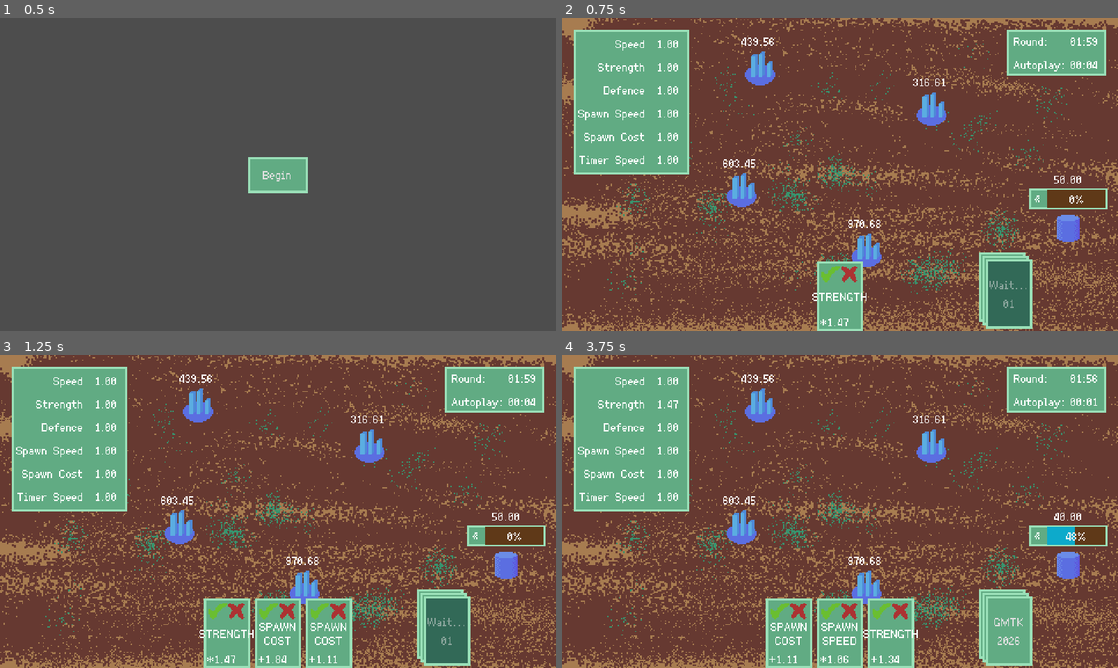
Above: before the commit, frames 1-4 (two rows, left to right).
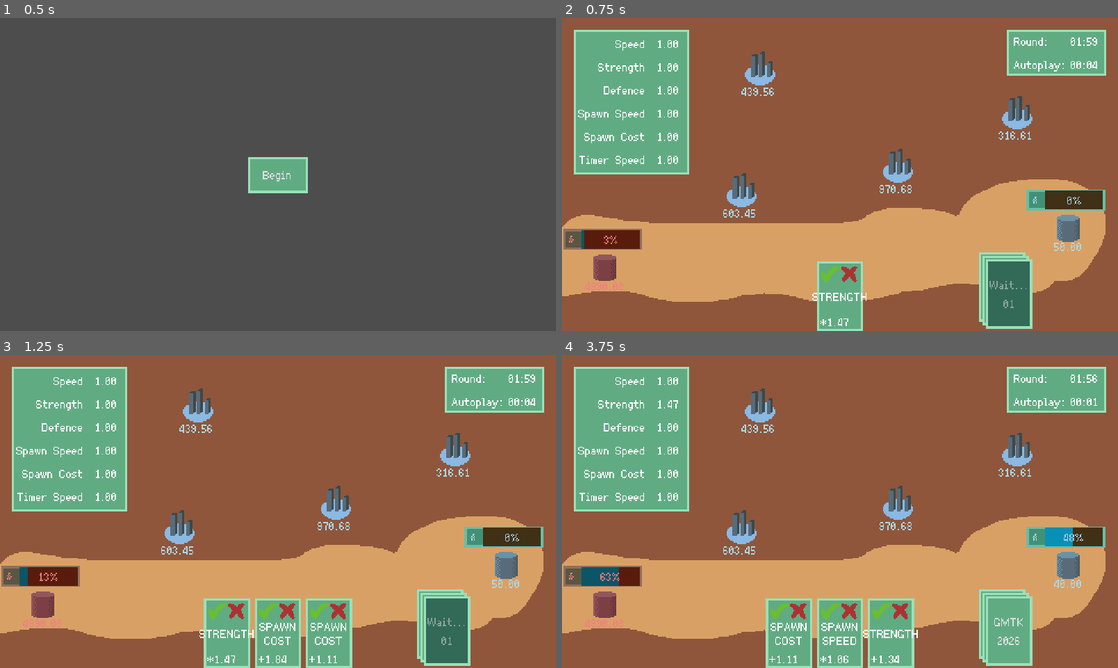
Above: after the commit, the same moments.

Repository: MumblyJuergens/gmtk-2026
Game: Godot game, scene res://app_root/app_root.tscn
The game is run twice, just before and just after one commit, with the same random seed, the same clock (stepped at 60 frames per second) and the same inputs.
Inputs (mouse positions are in pixels of both pictures, inside the frame that each line leads up to):
- Up to frame 1 (0.5 s): no input
- Up to frame 2 (0.75 s): click "Begin" at 0.5 s
- Up to frame 3 (1.25 s): no input
- Up to frame 4 (3.75 s): click (1034, 536) at 1.27 s; click (1034, 536) at 2.02 s; click (728, 611) at 2.77 s; click (773, 611) at 3.52 s

Frame 1 is identical in both runs. In frame 2, 83% of the frame differs, in the area x 0-100%, y 0-100%; in frame 3, 80%; in frame 4, 80%.

Commit message:
feat: Enemy dudes breeding like rabbits

Diff:
--- a/game/base.gd
+++ b/game/base.gd
@@ -1,4 +1,5 @@
-class_name Base extends Sprite2D
+class_name Base
+extends Sprite2D
 
 const DUDE = preload("uid://b2gjm0u0af0c0")
 @onready var make_dude_timer: Timer = %MakeDudeTimer
@@ -6,45 +7,61 @@
 @onready var progress_bar: ProgressBar = %ProgressBar
 @onready var make_dude: TextureButton = %MakeDude
 @onready var label: Label = %Label
+@onready var panel: Panel = %Panel
 
 @export var stuff: float = 50.0
 @export var team: int = 0
-var stats : Stats
+var stats: Stats
 
-func _on_make_dude_pressed() -> void:
+
+func go() -> void:
+	if team != Config.PLAYER_TEAM:
+		_start_breeding()
+		#panel.visible = false
+	modulate = SharedJunk.team_modulation(team)
+
+
+func _add_dude() -> void:
+	var new_dude: Dude = DUDE.instantiate()
+	dudes.add_child(new_dude)
+	new_dude.setup(team, position)
+	new_dude.position += Vector2(SharedJunk.rng.randf_range(0.1, 15.0), SharedJunk.rng.randf_range(0.1, 15.0))
+	if team != Config.PLAYER_TEAM:
+		_start_breeding()
+
+
+# Eww.
+func _start_breeding() -> void:
 	if not make_dude_timer.is_stopped():
 		return
 	var cost := Config.BASE_DUDE_SPAWN_COST * stats.spawn_cost
 	if stuff >= cost:
 		var time := Config.BASE_DUDE_SPAWN_TIME * stats.spawn_speed
+		make_dude_timer.start(time)
 		progress_bar.max_value = time
 		progress_bar.value = 0.0
-		make_dude_timer.start(time)
 		stuff -= cost
 
 
 func _on_make_dude_timer_timeout() -> void:
 	make_dude_timer.stop()
-	var new_dude: Dude = DUDE.instantiate()
-	dudes.add_child(new_dude)
-	new_dude.setup(team, position)
+	_add_dude()
 	progress_bar.value = 0.0
+
 
 func _process(_delta: float) -> void:
 	var time := Config.BASE_DUDE_SPAWN_TIME * stats.spawn_speed
-	var cost := Config.BASE_DUDE_SPAWN_COST * stats.spawn_cost
-	if make_dude_timer.is_stopped():
-		progress_bar.value = 0.0
-	else:
+	if not make_dude_timer.is_stopped():
 		progress_bar.value = time - make_dude_timer.time_left
-	make_dude.disabled = stuff < cost
 	label.text = "%.2f" % [stuff]
 
 
 func _on_progress_bar_gui_input(event: InputEvent) -> void:
+	if team != Config.PLAYER_TEAM:
+		return
 	if not make_dude_timer.is_stopped():
 		return
 	if event is InputEventMouseButton:
 		var mevent: InputEventMouseButton = event
 		if mevent.pressed:
-			_on_make_dude_pressed()
+			_start_breeding()
--- a/game/base.tscn
+++ b/game/base.tscn
@@ -28,10 +28,11 @@
 shape = SubResource("CapsuleShape2D_uob17")
 
 [node name="Panel" type="Panel" parent="." unique_id=1992433413]
-offset_left = -34.0
-offset_top = -31.0
-offset_right = 34.0
-offset_bottom = -13.0
+unique_name_in_owner = true
+offset_left = -36.0
+offset_top = -30.0
+offset_right = 32.0
+offset_bottom = -12.0
 theme = ExtResource("3_y78wq")
 
 [node name="MarginContainer" type="MarginContainer" parent="Panel" unique_id=869647491]
@@ -70,14 +71,14 @@
 [node name="Label" type="Label" parent="." unique_id=1278632795]
 unique_name_in_owner = true
 offset_left = -34.0
-offset_top = -47.0
+offset_top = 11.0
 offset_right = 34.0
-offset_bottom = -31.0
+offset_bottom = 27.0
 theme = ExtResource("3_y78wq")
 text = "200"
 horizontal_alignment = 1
 vertical_alignment = 1
 
-[connection signal="pressed" from="Panel/MarginContainer/HBoxContainer/MakeDude" to="." method="_on_make_dude_pressed"]
+[connection signal="pressed" from="Panel/MarginContainer/HBoxContainer/MakeDude" to="." method="_start_breeding"]
 [connection signal="gui_input" from="Panel/MarginContainer/HBoxContainer/ProgressBar" to="." method="_on_progress_bar_gui_input"]
 [connection signal="timeout" from="MakeDudeTimer" to="." method="_on_make_dude_timer_timeout"]
--- a/game/config.gd
+++ b/game/config.gd
@@ -19,3 +19,5 @@
 const DUDE_SPEED := 0.5
 const DUDE_COLLECTION_RATE := 5.0
 const DUDE_COLLECTION_CAPACITY := 15.0
+
+const PLAYER_TEAM := 0
--- a/game/dude.gd
+++ b/game/dude.gd
@@ -7,15 +7,10 @@
 var stuff := 0.0
 var task_timer := 0.0
 
-static var _team_modulations: Array[Color] = [
-	Color.BLUE,
-	Color.RED,
-]
-
 func setup(team_value: int, pos: Vector2i) -> void:
 	team = team_value
 	position = pos
-	modulate = _team_modulations[team]
+	modulate = SharedJunk.team_modulation(team)
 	state_machine.setup(self)
 
 func change_state(state: DudeMachine.State) -> void:
--- a/game/game.gd
+++ b/game/game.gd
@@ -2,17 +2,21 @@
 extends Node2D
 
 var stats: Stats
+var enemy_stats: Stats
 var game_round := 1
 @onready var game_timer: GameTimer = %GameTimer
 @onready var hand: Hand = %Hand
 @onready var stats_display: StatsDisplay = %StatsDisplay
 @onready var base: Base = $Base
+@onready var enemy_base: Base = $EnemyBase
 
 func _ready() -> void:
 	stats = Stats.new()
+	enemy_stats = Stats.new()
 	game_timer.stats = stats
 	stats_display.stats = stats
 	base.stats = stats
+	enemy_base.stats = enemy_stats
 	DudeState.stats = stats
 
 	EventBus.card_used.connect(stats.apply_card)
@@ -33,6 +37,8 @@
 	EventBus.stats_changed.emit()
 	game_timer.start()
 	hand.draw_cards()
+	base.go()
+	enemy_base.go()
 
 func _round_done() -> void:
 	game_round += 1
--- a/game/game.tscn
+++ b/game/game.tscn
@@ -20,16 +20,26 @@
 [node name="StuffPiles" type="Node2D" parent="." unique_id=789662083]
 
 [node name="StuffPile" parent="StuffPiles" unique_id=1042835643 instance=ExtResource("3_l8g03")]
-position = Vector2(318, 78)
+position = Vector2(392, 81)
 
 [node name="StuffPile2" parent="StuffPiles" unique_id=564194468 instance=ExtResource("3_l8g03")]
-position = Vector2(262, 200)
+position = Vector2(289, 127)
 
 [node name="StuffPile3" parent="StuffPiles" unique_id=904352390 instance=ExtResource("3_l8g03")]
 position = Vector2(154, 148)
 
 [node name="StuffPile4" parent="StuffPiles" unique_id=930311537 instance=ExtResource("3_l8g03")]
 position = Vector2(170, 43)
+
+[node name="Base" parent="." unique_id=2012944100 instance=ExtResource("8_j8tme")]
+position = Vector2(437, 178)
+stuff = 50.0
+team = 0
+
+[node name="EnemyBase" parent="." unique_id=1970496943 instance=ExtResource("8_j8tme")]
+position = Vector2(37, 212)
+stuff = 5000.0
+team = 1
 
 [node name="Dudes" type="Node2D" parent="." unique_id=440289813]
 unique_name_in_owner = true
@@ -46,6 +56,3 @@
 unique_name_in_owner = true
 
 [node name="CardDeck" parent="GameUI" unique_id=905005102 instance=ExtResource("5_dxrkv")]
-
-[node name="Base" parent="." unique_id=2012944100 instance=ExtResource("8_j8tme")]
-position = Vector2(437, 178)
--- a/game/shared_junk.gd
+++ b/game/shared_junk.gd
@@ -2,5 +2,13 @@
 
 var rng: RandomNumberGenerator
 
+static var _team_modulations: Array[Color] = [
+	Color.LIGHT_BLUE,
+	Color.LIGHT_CORAL,
+]
+
 func _ready() -> void:
 	rng = RandomNumberGenerator.new()
+
+func team_modulation(team: int) -> Color:
+	return _team_modulations[team]
--- a/game/stuff_pile.gd
+++ b/game/stuff_pile.gd
@@ -8,9 +8,10 @@
 
 func _ready() -> void:
 	stuff = SharedJunk.rng.randf_range(Config.STUFF_PILE_MIN, Config.STUFF_PILE_MAX)
+	modulate = SharedJunk.team_modulation(team)
 
 func is_empty() -> bool:
 	return stuff <= 0.00
 
-func _process(delta: float) -> void:
+func _process(_delta: float) -> void:
 	label.text = "%.2f" % [stuff]
--- a/game/stuff_pile.tscn
+++ b/game/stuff_pile.tscn
@@ -25,9 +25,9 @@
 [node name="Label" type="Label" parent="." unique_id=1672480963]
 unique_name_in_owner = true
 offset_left = -31.0
-offset_top = -31.0
+offset_top = 12.0
 offset_right = 31.0
-offset_bottom = -15.0
+offset_bottom = 28.0
 theme = ExtResource("3_punpq")
 text = "200"
 horizontal_alignment = 1
--- a/project.godot
+++ b/project.godot
@@ -35,6 +35,10 @@
 window/size/window_height_override=540
 window/stretch/mode="viewport"
 
+[editor_plugins]
+
+enabled=PackedStringArray("res://addons/GDQuest_GDScript_formatter/plugin.cfg")
+
 [global_group]
 
 dudes="All dudes, any team"
Binary file changed: assets/background.png
Binary file changed: assets/spritesheet.png
Binary file changed: external/background.aseprite
Binary file changed: external/spritesheet.aseprite
